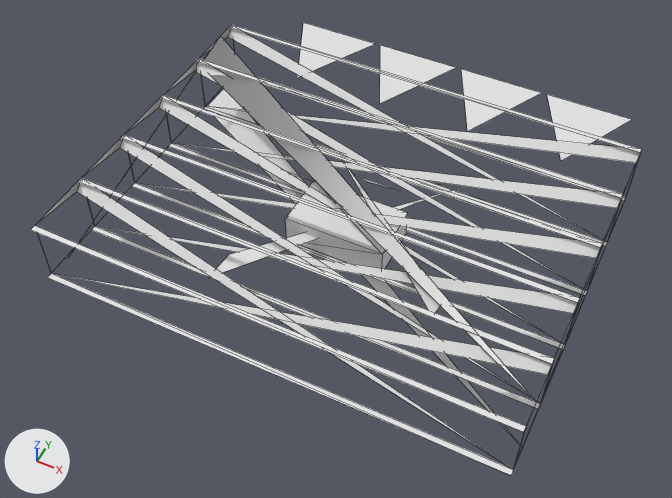
The OBJ model GameData/Meshes/Designs/nexar/nexar_transport_mk2_30.obj, before and after one commit.
Both versions are drawn from a camera (50 mm lens) standing at (3.55, -7.49, 8.94) and looking at (-0.08, -0.22, -0.16). The lights are fixed; the arrows at lower left show +X, +Y and +Z. The picture after the commit comes second. Mesh edges are drawn as thin lines. Where no turn or scale is listed for an object, it has been applied to the vertices. Vertices at exactly the same position are counted once.

Names of what the first picture shows: 'nexar_transport_mk2_30'.
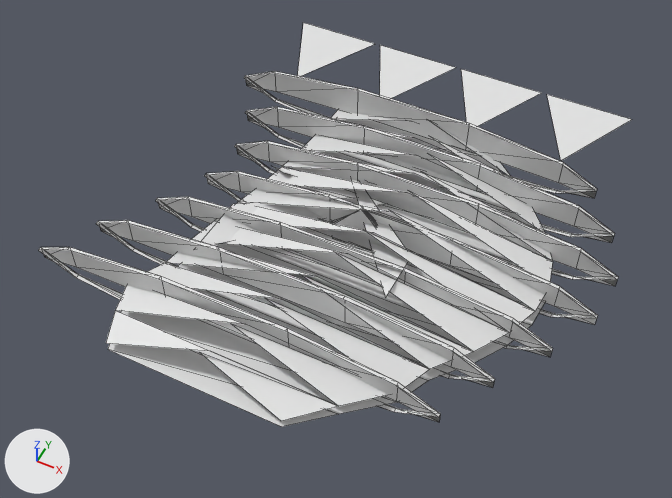
Where the change shows, as pixel boxes (x1, y1, x2, y2) in the pictures (672 x 498 px):
'nexar_transport_mk2_30', reshaped (11% shorter)
    before: (31, 22, 642, 475)
    after: (39, 22, 632, 427)
part 1 of me_nexar_transport_mk2_30, rebuilt (27% narrower, 31% shorter)
    before: (31, 25, 642, 475)
    after: (106, 110, 553, 421)
part 2 of me_nexar_transport_mk2_30, rebuilt
    before: (342, 160, 440, 313)
    after: (352, 179, 408, 297)
part 3 of me_nexar_transport_mk2_30, rebuilt
    before: (208, 194, 441, 278)
    after: (201, 198, 386, 245)
part 4 of me_nexar_transport_mk2_30, reshaped
    before: (72, 36, 600, 446)
    after: (39, 71, 618, 427)

Patch to the scene script:
```diff
--- a/GameData/Meshes/Designs/nexar/nexar_transport_mk2_30.obj.py
+++ b/GameData/Meshes/Designs/nexar/nexar_transport_mk2_30.obj.py
@@ me_nexar_transport_mk2_30 @@
 # used by ob_nexar_transport_mk2_30; location = (0.0, 0.0, 0.0)
-me_nexar_transport_mk2_30.from_pydata(...)  # 124 vertices, 91 faces; spans x -3.06..3.06, y -2.36..3.88, z -0.08..0.84
+me_nexar_transport_mk2_30.from_pydata(...)  # 374 vertices, 379 faces; spans x -3.24..3.36, y -2.95..3.88, z -0.18..0.84
+# me_nexar_transport_mk2_30 part 1: the loose piece of 80 vertices spanning x -3.06..3.06, y -2.36..2.28, z -0.04..0.84 is rebuilt with 50 vertices and now spans x -1.97..2.66, y -2.95..2.17, z 0.12..0.84
+# me_nexar_transport_mk2_30 part 2: the loose piece of 3 vertices spanning x -0.61..1.69, y -1.38..0.98, z 0.25..0.75 is rebuilt with 3 vertices and now spans x -0.46..1.07, y -1.26..0.87, z 0.29..0.63
+# me_nexar_transport_mk2_30 part 3: the loose piece of 3 vertices spanning x -1.01..0.92, y -1.77..1.38, z -0.04..0.42 is rebuilt with 3 vertices and now spans x -1.38..0.61, y -1.5..1.1, z -0.02..0.46
+# me_nexar_transport_mk2_30 part 4: 17 vertices removed from x -3.06..3.06, y -1.97..1.97, z -0.08..0.84; 297 vertices added at x -3.24..3.36, y -2.95..2.17, z -0.18..0.75
```
